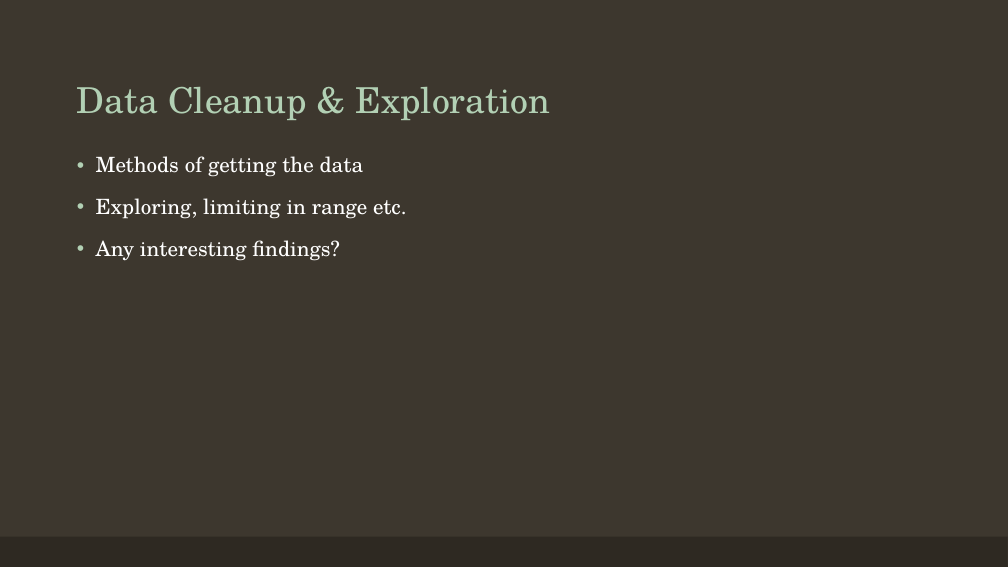
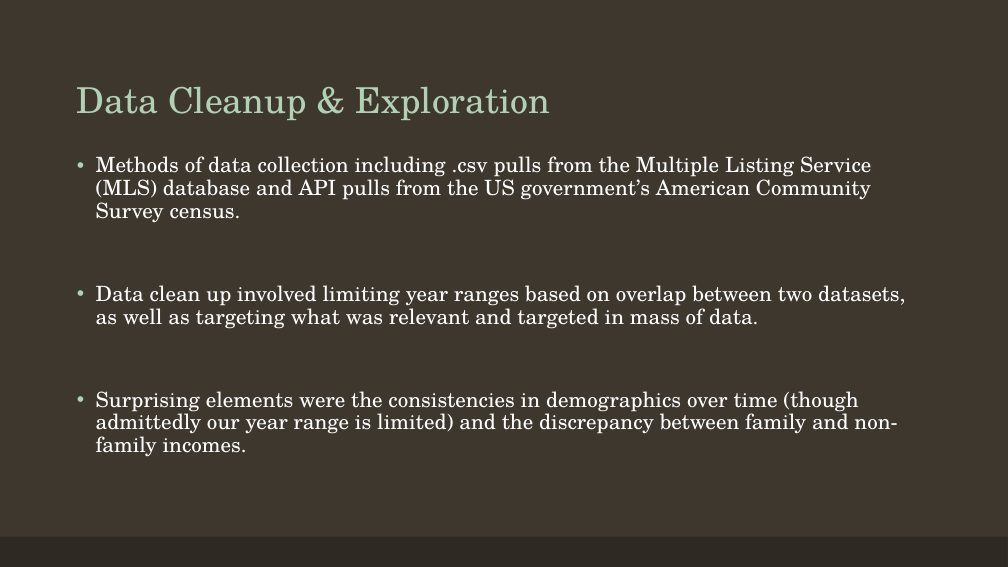
Before and after one commit to elizabethjaye/Project1-Repository, a slide deck: slide 8 of Housing in Orange County, FL.pptx. Drawn at 1008x567 pixels with LibreOffice and Linux fonts; fonts in the diff are those of the drawing. Boxes give left, top, right and bottom in pixels: in the first picture for what was removed or moved away, otherwise in the second. Text is boxed around its words. In the diff, an @@ line names an element or a change of style, - is before the commit and + after.

Commit message:
Updated ppt

```diff
--- a/Housing in Orange County, FL.pptx
+++ b/Housing in Orange County, FL.pptx
@@ text at (96,156,905,457): text changed @@
-• Methods of getting the data
-• Exploring, limiting in range etc.
-• Any interesting findings?
+• Methods of data collection including .csv pulls from the Multiple Listing Service (MLS) database and API pulls from the US government’s American Community Survey census.
+• Data clean up involved limiting year ranges based on overlap between two datasets, as well as targeting what was relevant and targeted in mass of data.
+• Surprising elements were the consistencies in demographics over time (though admittedly our year range is limited) and the discrepancy between family and non-family incomes.
```
